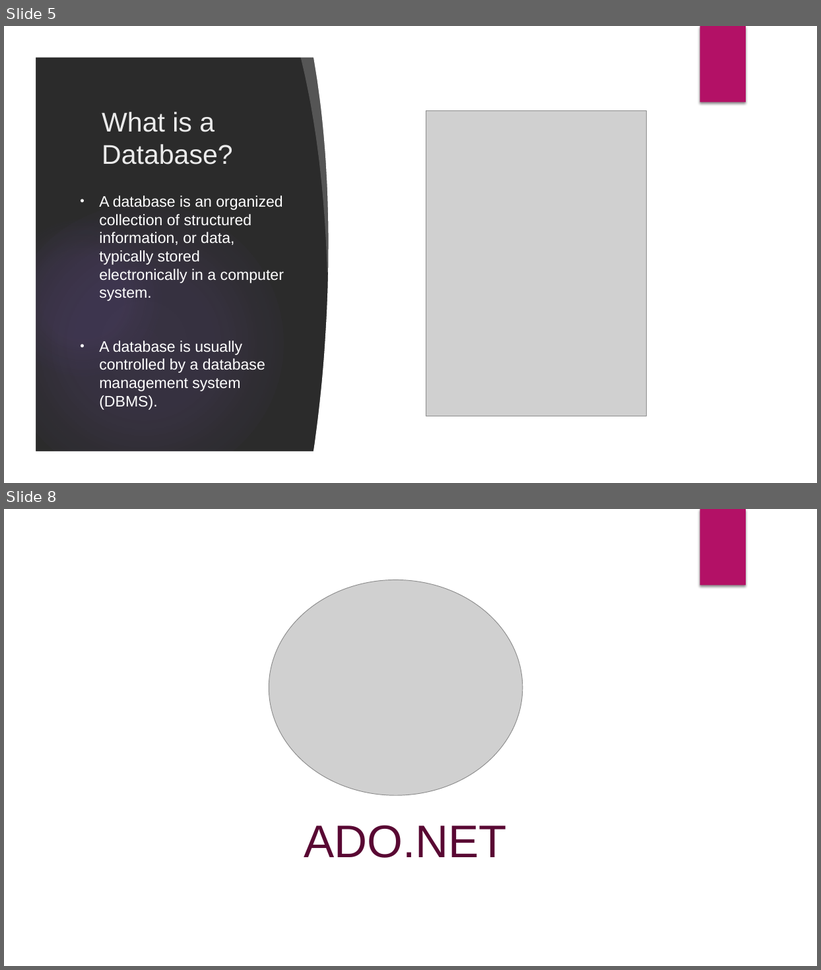
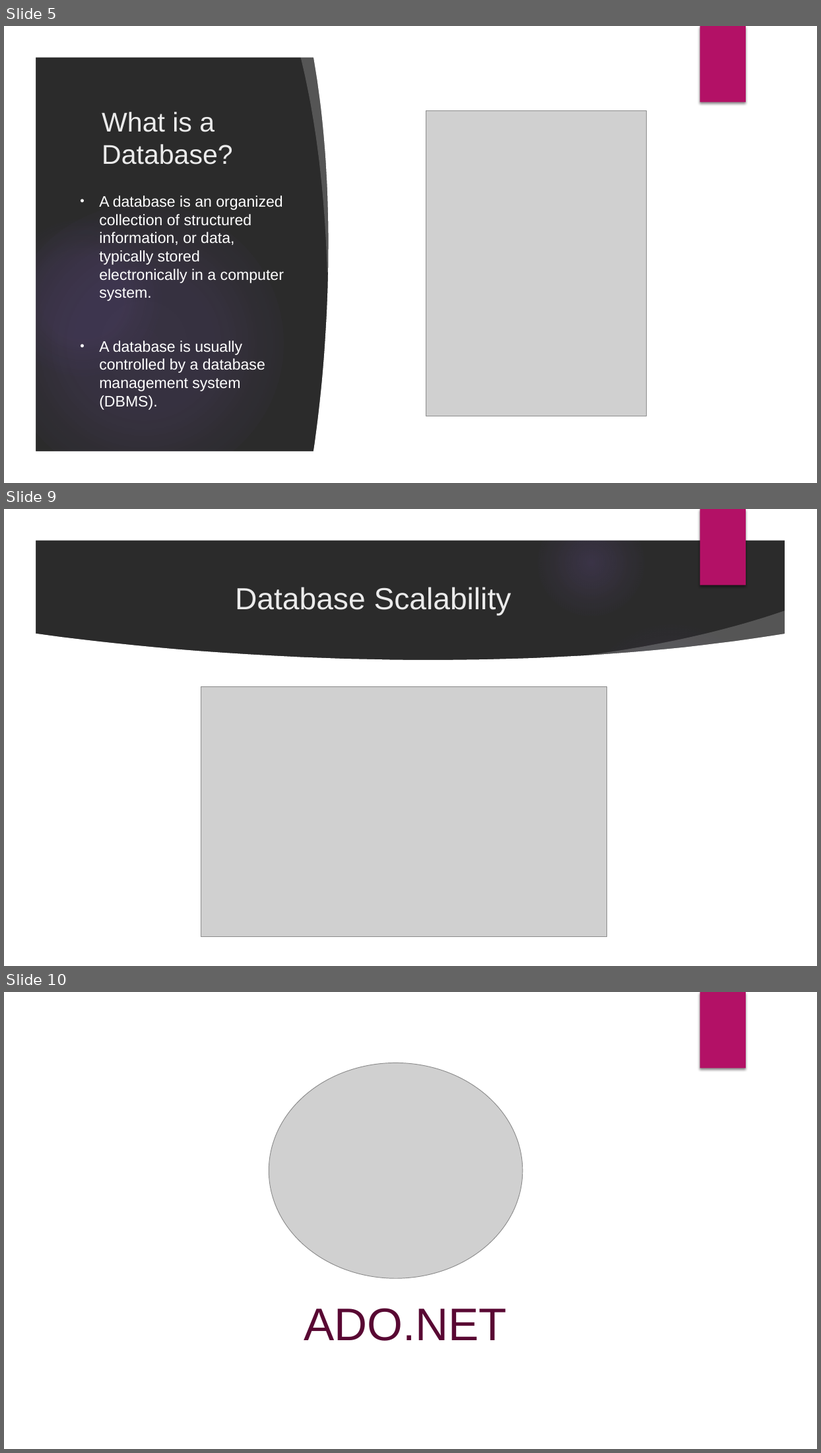
Before and after one commit to velizar92/TSK_Presentations, a slide deck: Databases_and_EntityFrameworkCore.pptx. Shown one above the other, each under a label of ours: slides 5 and 8 before the commit, slides 5, 9 and 10 after it; the slides between them are not shown. The pictures are 821x970 and 821x1453 pixels, drawn with LibreOffice and Linux fonts; fonts in the diff are those of the drawing; grey boxes stand for pictures; background and template pictures are left out; a plain dark background stands for a picture behind light text. Boxes give left, top, right and bottom in pixels: in the first picture for what was removed or moved away, otherwise in the second. Text is boxed around its words. In the diff, an @@ line names an element or a change of style, - is before the commit and + after.

```diff
--- a/Databases_and_EntityFrameworkCore.pptx
+++ b/Databases_and_EntityFrameworkCore.pptx
@@ slide 9 added at [4,509,817,966], background picture (left out); not listed: 6 template elements that a slide beside it also shows @@
@@ title added at [235,587,512,616], 36 pt, text #EBEBEB @@
+Database Scalability
@@ freeform shape added at [570,611,792,677], fill #FFFFFF at 20% opacity @@
@@ ellipse added at [578,621,766,809], fill gradient #9B6BF2 @@
@@ freeform shape added at [34,634,787,936], fill #FFFFFF @@
@@ picture added at [201,687,607,937] @@
@@ what was slide 8 is now slide 10 @@
```
Also in this commit, not shown: 4 slides changed, 4 other slides added.
